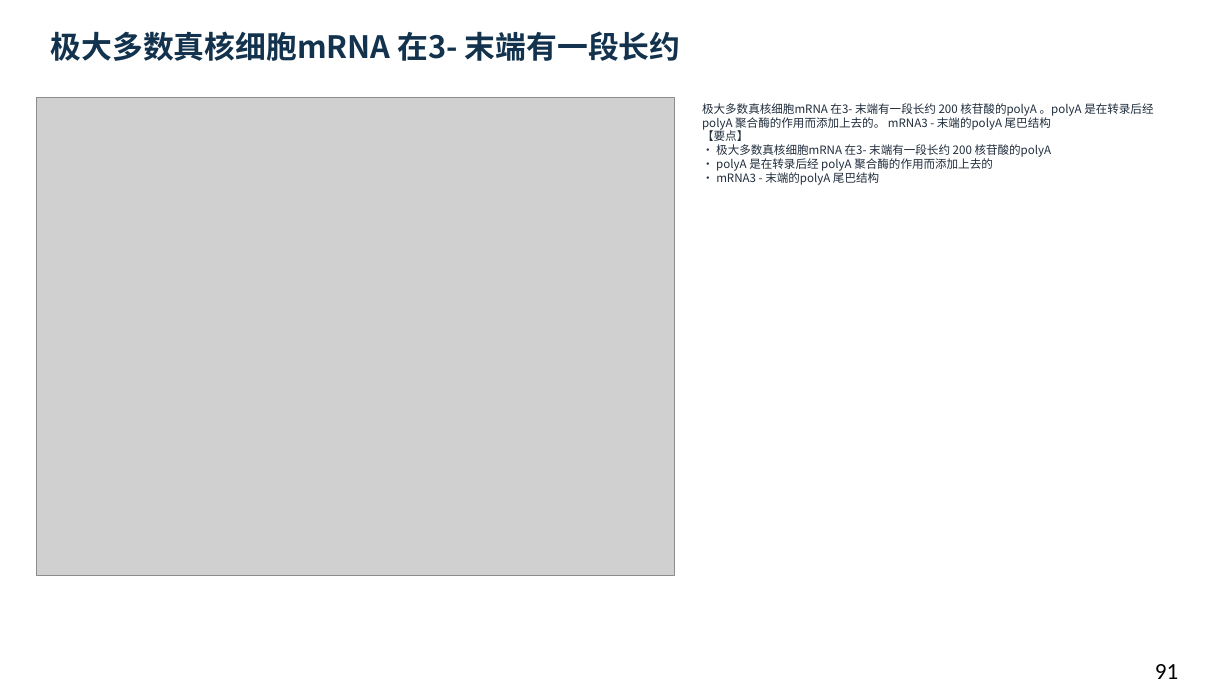
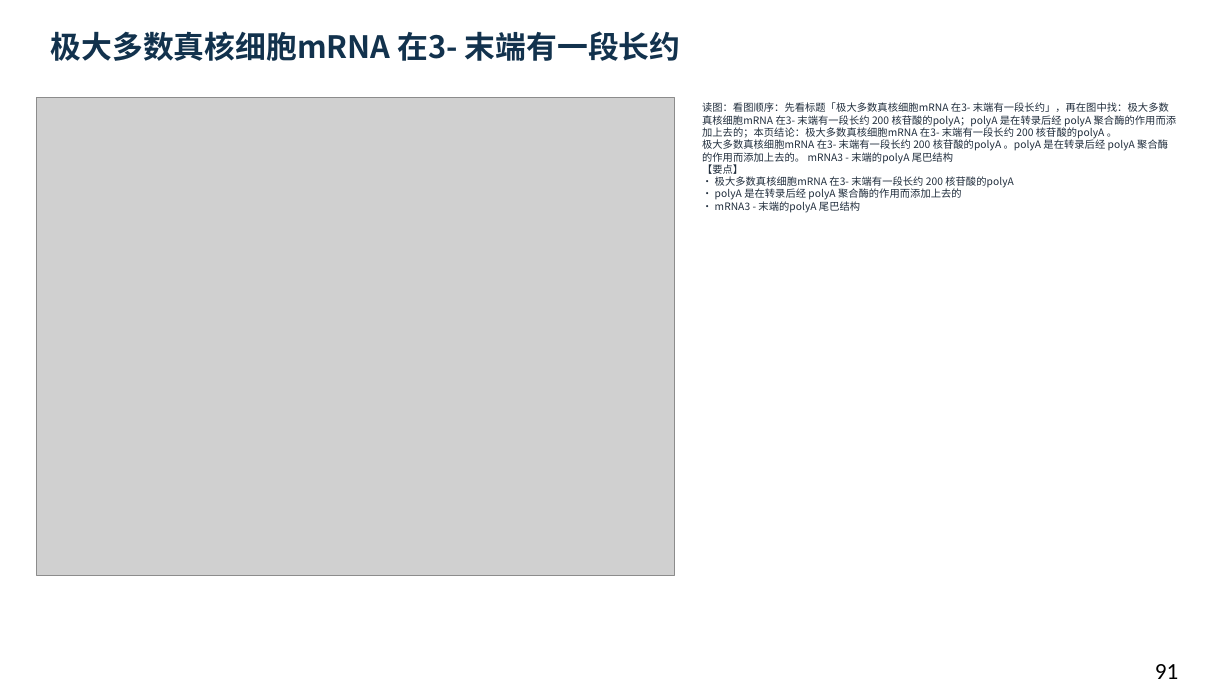
Before and after one commit to newkan-li/Biochemistry, a slide deck: slide 91 of downloads/bc11-ai-style.pptx. Drawn at 1232x693 pixels with LibreOffice and Linux fonts; fonts in the diff are those of the drawing; grey boxes stand for pictures. Boxes give left, top, right and bottom in pixels: in the first picture for what was removed or moved away, otherwise in the second. Text is boxed around its words. In the diff, an @@ line names an element or a change of style, - is before the commit and + after.

```diff
--- a/downloads/bc11-ai-style.pptx
+++ b/downloads/bc11-ai-style.pptx
@@ text at (x1=702, y1=102, x2=1176, y2=213): text changed; size 9 to 8 pt @@
-极大多数真核细胞mRNA 在3- 末端有一段长约 200 核苷酸的polyA 。polyA 是在转录后经 polyA 聚合酶的作用而添加上去的。 mRNA3 - 末端的polyA 尾巴结构
-【要点】
-• 极大多数真核细胞mRNA 在3- 末端有一段长约 200 核苷酸的polyA
-• polyA 是在转录后经 polyA 聚合酶的作用而添加上去的
-• mRNA3 - 末端的polyA 尾巴结构
+读图：看图顺序：先看标题「极大多数真核细胞mRNA 在3- 末端有一段长约」，再在图中找：极大多数真核细胞mRNA 在3- 末端有一段长约 200 核苷酸的polyA；polyA 是在转录后经 polyA 聚合酶的作用而添加上去的；本页结论：极大多数真核细胞mRNA 在3- 末端有一段长约 200 核苷酸的polyA 。
+极大多数真核细胞mRNA 在3- 末端有一段长约 200 核苷酸的polyA 。polyA 是在转录后经 polyA 聚合酶的作用而添加上去的。 mRNA3 - 末端的polyA 尾巴结构
+【要点】
+• 极大多数真核细胞mRNA 在3- 末端有一段长约 200 核苷酸的polyA
+• polyA 是在转录后经 polyA 聚合酶的作用而添加上去的
+• mRNA3 - 末端的polyA 尾巴结构
```
Also in this commit, not shown: 135 other slides changed, 6 other files.
